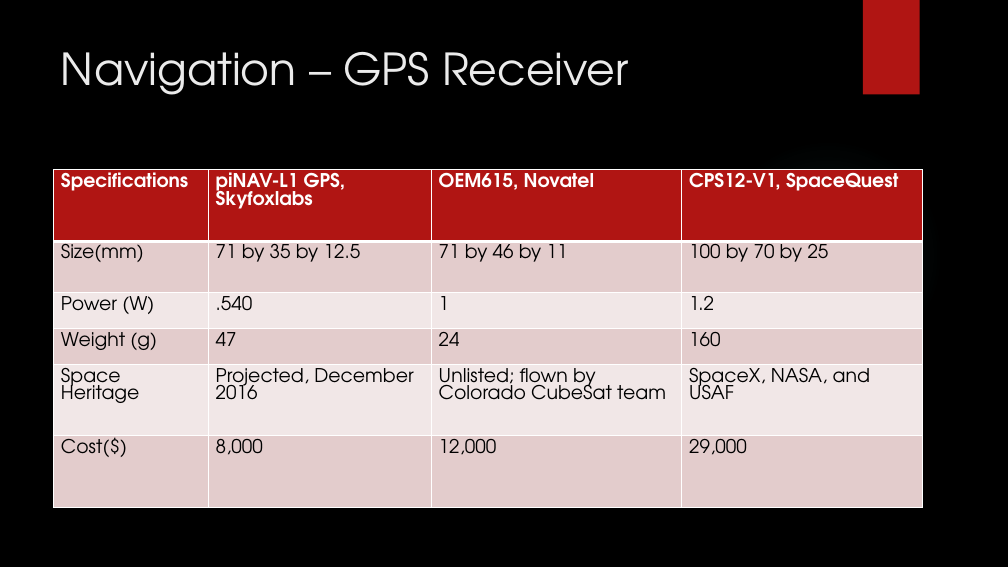
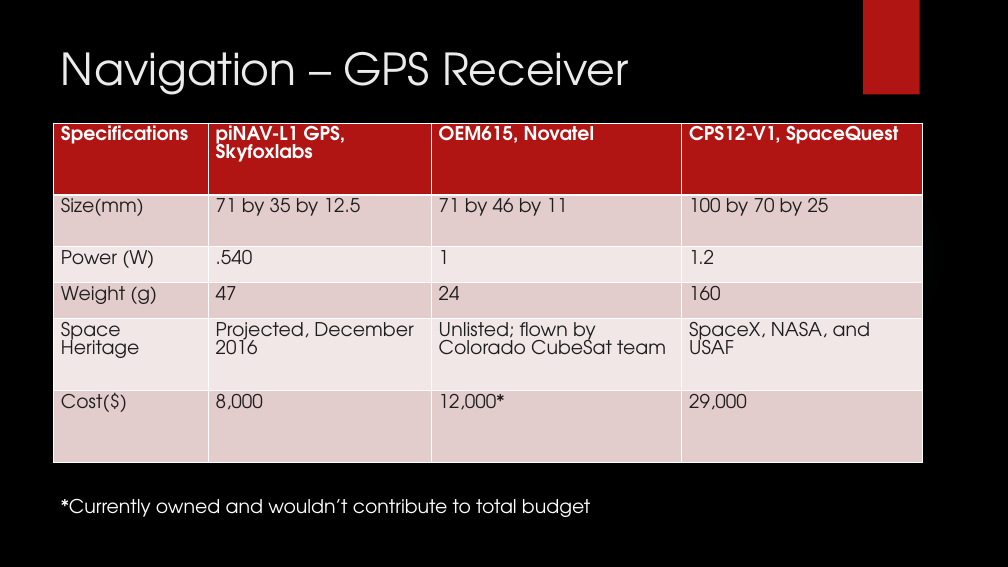
Before and after one commit to HASP-UMN/CubeSat, a slide deck: slide 10 of Presentations/PDR_Presentation.pptx. Drawn at 1008x567 pixels with LibreOffice and Linux fonts; fonts in the diff are those of the drawing; background and template pictures are left out. Boxes give left, top, right and bottom in pixels: in the first picture for what was removed or moved away, otherwise in the second. Text is boxed around its words. In the diff, an @@ line names an element or a change of style, - is before the commit and + after.

```diff
--- a/Presentations/PDR_Presentation.pptx
+++ b/Presentations/PDR_Presentation.pptx
@@ table at box(54, 123, 923, 463) @@
-row 6, column 3: 12,000
+row 6, column 3: 12,000*
@@ text colour #000000 to #1E1E1E in "Size(mm)", "71 by 35 by 12.5", "71 by 46 by 11", "100 by 70 by 25" and 15 more places @@
@@ table: place and size @@
-table at box(54, 169, 923, 507)
+table at box(54, 123, 923, 463)
@@ text added at box(61, 498, 590, 517), 18 pt, text #FFFFFF @@
+*Currently owned and wouldn’t contribute to total budget
```
Also in this commit, not shown: 4 other slides changed.
